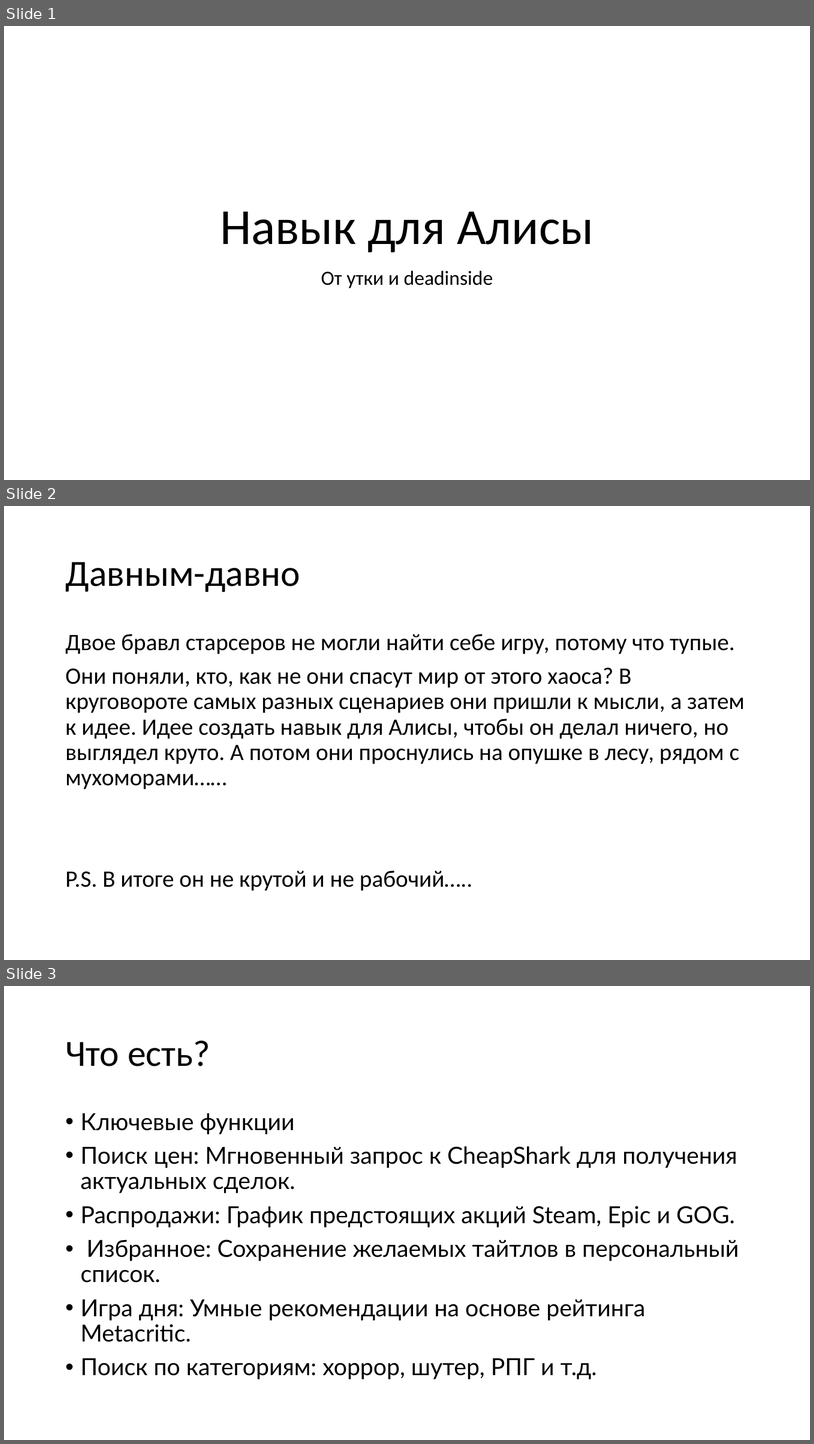
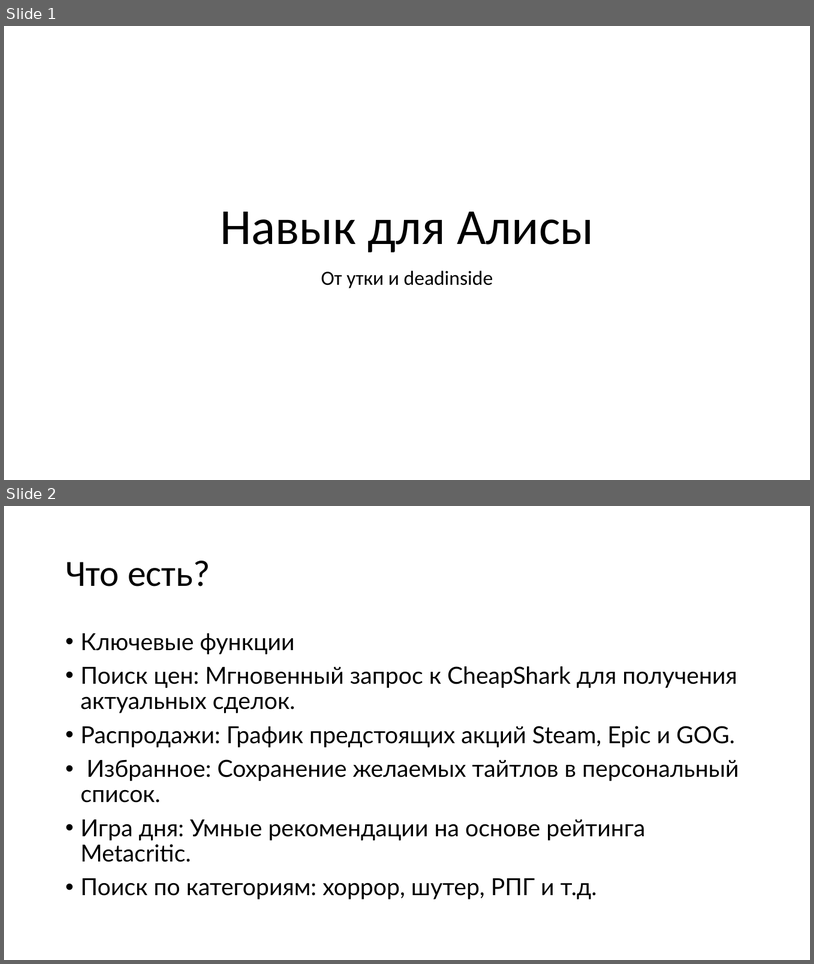
Before and after one commit to Xancen16/Socdosegfa, a slide deck: Навык для Алисы.pptx. Shown one above the other, each under a label of ours: slides 1, 2 and 3 before the commit, slides 1 and 2 after it. The pictures are 814x1444 and 814x964 pixels, drawn with LibreOffice and Linux fonts; fonts in the diff are those of the drawing. Boxes give left, top, right and bottom in pixels: in the first picture for what was removed or moved away, otherwise in the second. Text is boxed around its words. In the diff, an @@ line names an element or a change of style, - is before the commit and + after.

```diff
--- a/Навык для Алисы.pptx
+++ b/Навык для Алисы.pptx
@@ slide 2 removed at [4,506,810,960], background #FFFFFF @@
@@ title removed at [65,562,300,592] @@
-Давным-давно
@@ text removed at [65,634,745,891] @@
-Двое бравл старсеров не могли найти себе игру, потому что тупые.
-Они поняли, кто, как не они спасут мир от этого хаоса? В круговороте самых разных сценариев они пришли к мысли, а затем к идее. Идее создать навык для Алисы, чтобы он делал ничего, но выглядел круто. А потом они проснулись на опушке в лесу, рядом с мухоморами……
-P.S. В итоге он не крутой и не рабочий…..
@@ what was slide 3 is now slide 2 @@
```
Also in this commit, not shown: 18 other files.
